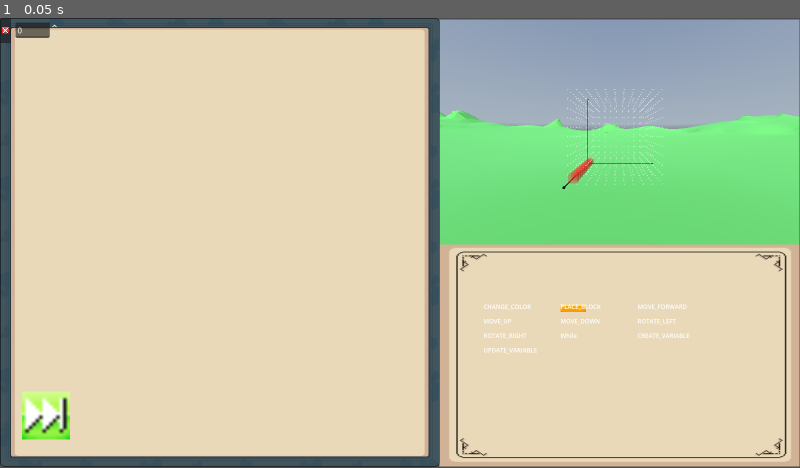
Above: before the commit, frame 1.
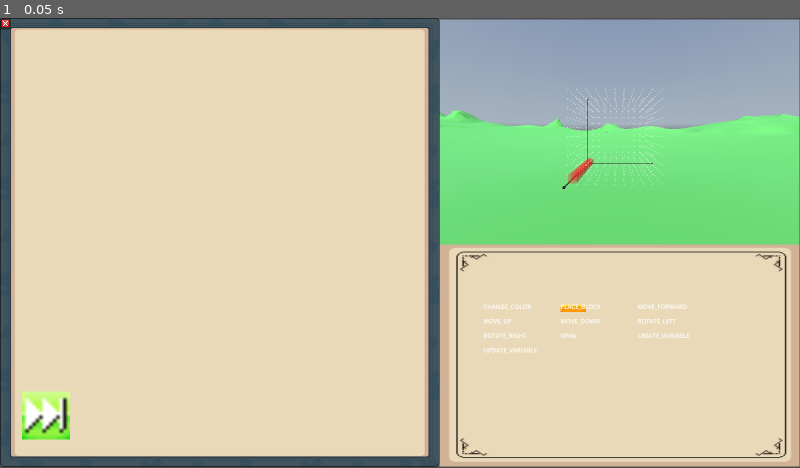
Above: after the commit, the same moment.

Repository: Crhonopost/Projet-jeu-serieux
Game: Godot game, scene res://scenes/level/current_level.tscn
The game is run twice, just before and just after one commit, with the same random seed, the same clock (stepped at 60 frames per second) and the same inputs. This scene is started directly instead of the project's main scene. A sky picture missing from this copy of the repository is replaced by a grey-blue gradient.
Inputs:
- Up to frame 1 (0.05 s): no input

The runs differ from the first frame. In frame 1, 0.2% of the frame differs, in the area x 0-8%, y 0-6%.

Commit message:
expression parsing

Diff:
--- a/ebucilper/resources/scripting/definitions/logic/executions/create_logic_resource.gd
+++ b/ebucilper/resources/scripting/definitions/logic/executions/create_logic_resource.gd
@@ -1,7 +1,10 @@
 class_name CreateLogicResource extends ExecutionLogicResource
 
-@export var name := VariableExpressionResource.new()
-@export var value: int
+@export var name : String
+@export var value: String
+
+#@export var name := VariableExpressionResource.new()
+#@export var value: int
 
 
 func getName() -> String:
--- a/ebucilper/resources/scripting/definitions/logic/executions/update_logic_resource.gd
+++ b/ebucilper/resources/scripting/definitions/logic/executions/update_logic_resource.gd
@@ -1,7 +1,10 @@
 class_name UpdateLogicResource extends ExecutionLogicResource
 
-@export var name := VariableExpressionResource.new()
-@export var expression: ExpressionResource = VariableExpressionResource.new()
+@export var name : String
+@export var expression: String
+
+#@export var name := VariableExpressionResource.new()
+#@export var expression: ExpressionResource = VariableExpressionResource.new()
 
 func getName() -> String:
 	return "UPDATE_VARIABLE"
--- a/ebucilper/resources/scripting/definitions/logic/flows/flow_logic_resource.gd
+++ b/ebucilper/resources/scripting/definitions/logic/flows/flow_logic_resource.gd
@@ -1,3 +1,4 @@
 @abstract class_name FlowLogicResource extends ListLogicResource
 
-@export var condition: ExpressionResource
+@export var condition: String
+#@export var condition: ExpressionResource
--- a/ebucilper/resources/scripting/definitions/logic/operation/operation_resource.gd
+++ b/ebucilper/resources/scripting/definitions/logic/operation/operation_resource.gd
@@ -1,10 +1,12 @@
 class_name OperationResource extends ExpressionResource
 
+
+enum OperatorEnum {ADD, SUB, MULT, DIV, MOD, SUPE, INFE, EQUA, NONE}
 
 @export var variableName: String
 
 @export var variableA: ExpressionResource
-@export var operator: LowLevelExpression.OperatorEnum
+@export var operator: OperatorEnum
 @export var variableB: ExpressionResource
 
 func _to_string() -> String:
@@ -35,7 +37,7 @@
 	if(variableName == ""):
 		var creationInstruction := CreateVarInstruction.new()
 		creationInstruction.expression.A = 0
-		creationInstruction.expression.operator = LowLevelExpression.OperatorEnum.NONE
+		creationInstruction.expression.operator = OperatorEnum.NONE
 		creationInstruction.target = parentVarName
 
 		res.append(creationInstruction)
--- a/ebucilper/resources/scripting/definitions/logic/operation/variable_expression_resource.gd
+++ b/ebucilper/resources/scripting/definitions/logic/operation/variable_expression_resource.gd
@@ -11,7 +11,7 @@
 	var resInstru = UpdateVarInstruction.new()
 	resInstru.target = parentVarName
 	resInstru.expression.A = value
-	resInstru.expression.operator = LowLevelExpression.OperatorEnum.NONE
+	resInstru.expression.operator = OperationResource.OperatorEnum.NONE
 	return [resInstru]
 
 
--- a/ebucilper/scenes/UI/coding_space.tscn
+++ b/ebucilper/scenes/UI/coding_space.tscn
@@ -62,16 +62,7 @@
 metadata/_custom_type_script = "uid://qjop52belxgl"
 
 [sub_resource type="GDScript" id="GDScript_usmbw"]
-script/source = "class_name ConditionResource extends Resource
-
-
-@export var variableA: ExpressionResource
-@export var comparator: LowLevelExpression.OperatorEnum
-@export var variableB: ExpressionResource
-
-func getComparatorText() -> String:
-	return LowLevelExpression.operatorToStr(comparator)
-"
+script/source = ""
 
 [sub_resource type="Resource" id="Resource_3t8km"]
 script = SubResource("GDScript_usmbw")
--- a/ebucilper/scenes/UI/commands/condition.tscn
+++ b/ebucilper/scenes/UI/commands/condition.tscn
@@ -12,16 +12,7 @@
 "
 
 [sub_resource type="GDScript" id="GDScript_usmbw"]
-script/source = "extends Resource
-
-
-@export var variableA: ExpressionResource
-@export var comparator: LowLevelExpression.OperatorEnum
-@export var variableB: ExpressionResource
-
-func getComparatorText() -> String:
-	return LowLevelExpression.operatorToStr(comparator)
-"
+script/source = ""
 
 [sub_resource type="Resource" id="Resource_wfvhq"]
 script = SubResource("GDScript_usmbw")
--- a/ebucilper/scenes/UI/commands/executions/variable_creation.gd
+++ b/ebucilper/scenes/UI/commands/executions/variable_creation.gd
@@ -3,12 +3,12 @@
 var creation := CreateLogicResource.new()
 
 func _ready() -> void:
-	$Name.text = str(creation.name.value)
+	$Name.text = str(creation.name)
 	$InitialValue.text = str(creation.value)
 
 func _on_initial_value_text_changed(new_text: String) -> void:
-	creation.value = int(new_text)
+	creation.value = new_text
 
 
 func _on_name_text_changed(new_text: String) -> void:
-	creation.name.setValue(new_text)
+	creation.name = new_text
--- a/ebucilper/scenes/UI/commands/executions/variable_update.gd
+++ b/ebucilper/scenes/UI/commands/executions/variable_update.gd
@@ -3,13 +3,13 @@
 var update := UpdateLogicResource.new()
 
 func _enter_tree() -> void:
-	$VarDropTarget.variable = update.name
-	$VarDrop.variable = update.expression
+	$VarTarget.text = update.name
+	$VarExpression.text = update.expression
 
 
-func _on_var_drop_target_state_changed(variable: ExpressionResource) -> void:
-	update.name = variable
+func _on_var_target_text_changed(new_text: String) -> void:
+	update.name = new_text
 
 
-func _on_var_drop_state_changed(variable: ExpressionResource) -> void:
-	update.expression = variable
+func _on_var_expression_text_changed(new_text: String) -> void:
+	update.expression = new_text
--- a/ebucilper/scenes/UI/commands/executions/variable_update.tscn
+++ b/ebucilper/scenes/UI/commands/executions/variable_update.tscn
@@ -1,23 +1,21 @@
-[gd_scene load_steps=3 format=3 uid="uid://b51qinbvc777l"]
+[gd_scene load_steps=2 format=3 uid="uid://b51qinbvc777l"]
 
 [ext_resource type="Script" uid="uid://b23jqn7iyxkki" path="res://scenes/UI/commands/executions/variable_update.gd" id="1_3a48y"]
-[ext_resource type="PackedScene" uid="uid://de8ex6hebdcaj" path="res://scenes/UI/commands/var_drop_slot.tscn" id="1_pbx5m"]
 
 [node name="VariableUpdate" type="HBoxContainer"]
 offset_right = 40.0
 offset_bottom = 40.0
 script = ExtResource("1_3a48y")
 
-[node name="VarDropTarget" parent="." instance=ExtResource("1_pbx5m")]
+[node name="VarTarget" type="LineEdit" parent="."]
 layout_mode = 2
-replaceOnDrop = true
 
 [node name="Label" type="Label" parent="."]
 layout_mode = 2
 text = " = "
 
-[node name="VarDrop" parent="." instance=ExtResource("1_pbx5m")]
+[node name="VarExpression" type="LineEdit" parent="."]
 layout_mode = 2
 
-[connection signal="stateChanged" from="VarDropTarget" to="." method="_on_var_drop_target_state_changed"]
-[connection signal="stateChanged" from="VarDrop" to="." method="_on_var_drop_state_changed"]
+[connection signal="text_changed" from="VarTarget" to="." method="_on_var_target_text_changed"]
+[connection signal="text_changed" from="VarExpression" to="." method="_on_var_expression_text_changed"]
--- a/ebucilper/scenes/UI/commands/instruction_flow.gd
+++ b/ebucilper/scenes/UI/commands/instruction_flow.gd
@@ -5,7 +5,7 @@
 @onready var typeLabel: Label = $HBoxContainer/Type
 @onready var header: HBoxContainer = $HBoxContainer
 @onready var instructionList: VBoxContainer = $MarginContainer/SubInstructions
-@onready var conditionField = $HBoxContainer/ConditionInput
+@onready var conditionField = $HBoxContainer/Condition
 
 signal exitCode
 
@@ -13,8 +13,8 @@
 	typeLabel.text = instructionResource.getName()
 
 	if(instructionResource is FlowLogicResource):
-		conditionField.variable = instructionResource.condition
-		conditionField.connect("stateChanged", updateCondition)
+		conditionField.text = instructionResource.condition
+		conditionField.visible = true
 
 	instantiateList()
 
@@ -31,10 +31,6 @@
 func _on_delete_pressed() -> void:
 	emit_signal("exitCode")
 
-func updateCondition(condition: ExpressionResource):
-	instructionResource.condition = condition
-
-
 func childLeave(logicRes: LogicResource):
 	for child in instructionList.get_children():
 		if child.instructionResource == logicRes:
@@ -47,3 +43,7 @@
 
 func _can_drop_data(at_position: Vector2, data: Variant) -> bool:
 	return data is LogicResource
+
+
+func _on_condition_text_changed(new_text: String) -> void:
+	instructionResource.condition = new_text
--- a/ebucilper/scenes/UI/commands/instruction_flow.tscn
+++ b/ebucilper/scenes/UI/commands/instruction_flow.tscn
@@ -1,7 +1,6 @@
-[gd_scene load_steps=4 format=3 uid="uid://ccvogvottrj2u"]
+[gd_scene load_steps=3 format=3 uid="uid://ccvogvottrj2u"]
 
 [ext_resource type="Script" uid="uid://wy2gsxwbexgl" path="res://scenes/UI/commands/instruction_flow.gd" id="1_drnas"]
-[ext_resource type="PackedScene" uid="uid://de8ex6hebdcaj" path="res://scenes/UI/commands/var_drop_slot.tscn" id="2_lpbb1"]
 [ext_resource type="Texture2D" uid="uid://beh1tqeb2op44" path="res://Assets/Images/UI/delete_icon.png" id="2_tinb2"]
 
 [node name="InstructionList" type="VBoxContainer"]
@@ -22,7 +21,8 @@
 layout_mode = 2
 text = "Type"
 
-[node name="ConditionInput" parent="HBoxContainer" instance=ExtResource("2_lpbb1")]
+[node name="Condition" type="LineEdit" parent="HBoxContainer"]
+visible = false
 layout_mode = 2
 
 [node name="MarginContainer" type="MarginContainer" parent="."]
@@ -34,3 +34,4 @@
 layout_mode = 2
 
 [connection signal="pressed" from="HBoxContainer/Delete" to="." method="_on_delete_pressed"]
+[connection signal="text_changed" from="HBoxContainer/Condition" to="." method="_on_condition_text_changed"]
--- a/ebucilper/scenes/UI/commands/var_drop_slot.gd
+++ b/ebucilper/scenes/UI/commands/var_drop_slot.gd
@@ -1,103 +1,44 @@
 extends Control
 
-var variable : ExpressionResource = VariableExpressionResource.new()
-@export var replaceOnDrop := false
+var variable : String
 
-signal stateChanged(variable: ExpressionResource)
+signal stateChanged(variable: String)
 
 var nameLabel: Label
 
 func _ready() -> void:
-	if(variable is VariableExpressionResource):
-		setVariableMode(variable)
-	else:
-		setOperationMode(variable)
+	var label = Label.new()
+	label.text = str(variable)
+	nameLabel = label
+	$HBoxContainer.add_child(label)
+
+	emit_signal("stateChanged", variable)
+	#if !variable.is_connected("valueChanged", onVariableChange):
+		#variable.connect("valueChanged", onVariableChange)
 
 func onVariableChange(newVal):
 	nameLabel.text = str(newVal)
 
 func _can_drop_data(at_position: Vector2, data: Variant) -> bool:
-	return data is ExpressionResource
+	return data is String
 
 func _drop_data(at_position: Vector2, data: Variant) -> void:
-	if((data is VariableExpressionResource && (variable == null || variable.value is int)) || replaceOnDrop):
-		setVariableMode(data)
-	elif(data is VariableExpressionResource):
-		var newExpr = OperationResource.new()
-		newExpr.variableA = variable
-		newExpr.variableB = data
-		setOperationMode(newExpr)
-	elif(data is OperationResource):
-		setOperationMode(data)
+	nameLabel.text = data
+	variable = data
+
+func set_variable(v: String):
+	variable = v
+	nameLabel.text = variable
 
 func _get_drag_data(at_position: Vector2) -> Variant:
 	if(variable != null):
-		variable.disconnect("valueChanged", onVariableChange)
+		#variable.disconnect("valueChanged", onVariableChange)
 		var title := Label.new()
 		title.text = str(variable)
 		set_drag_preview(title)
 
 		var res = variable
-		setVariableMode(VariableExpressionResource.new())
+		set_variable("")
 		return res
 	else:
 		return null
-
-
-func clearChildren():
-	for c in $HBoxContainer.get_children():
-		c.queue_free()
-
-func setVariableMode(varExpr : VariableExpressionResource):
-	clearChildren()
-	variable = varExpr
-
-	if(variable.value is String):
-		var label = Label.new()
-		label.text = str(variable.value)
-		nameLabel = label
-		$HBoxContainer.add_child(label)
-	else:
-		var input := SpinBox.new()
-		input.min_value = -9999
-		input.max_value = 9999
-		input.value = variable.value
-		input.get_line_edit().set_drag_forwarding(_get_drag_data, _can_drop_data, _drop_data)
-		input.connect("value_changed", _on_input_value_changed)
-		$HBoxContainer.add_child(input)
-
-	emit_signal("stateChanged", variable)
-	if !variable.is_connected("valueChanged", onVariableChange):
-		variable.connect("valueChanged", onVariableChange)
-
-func setOperationMode(opExpr: OperationResource):
-	clearChildren()
-	variable = opExpr
-
-	var hbox = HBoxContainer.new()
-	add_child(hbox)
-
-	var left_input = preload("res://scenes/UI/commands/var_drop_slot.tscn").instantiate()
-	var right_input = preload("res://scenes/UI/commands/var_drop_slot.tscn").instantiate()
-
-	var op_label = Label.new()
-	op_label.text = LowLevelExpression.operatorToStr(opExpr.operator)
-
-	hbox.add_child(left_input)
-	hbox.add_child(op_label)
-	hbox.add_child(right_input)
-
-	left_input.connect("stateChanged", func(e): opExpr.variableA = e)
-	right_input.connect("stateChanged", func(e): opExpr.variableB = e)
-
-	if opExpr.variableA:
-		left_input._drop_data(Vector2.ZERO, opExpr.variableA)
-	if opExpr.variableB:
-		right_input._drop_data(Vector2.ZERO, opExpr.variableB)
-
-	emit_signal("stateChanged", variable)
-
-
-func _on_input_value_changed(value: float) -> void:
-	variable.value = value
-	emit_signal("stateChanged", variable)
--- a/ebucilper/scenes/grid/builder.gd
+++ b/ebucilper/scenes/grid/builder.gd
@@ -121,27 +121,15 @@
 		return variable
 
 func jumpIf(idx: int, expression: LowLevelExpression, negation: bool):
-	var varA = extractVar(expression.A)
-	var varB = extractVar(expression.B)
-
-	var comparison: bool = expression.execute(varA, expression.operator, varB)
+	var comparison: bool = expression.execute(runtimeVariables)
 
 	if( (negation && !comparison) ||
 		(!negation && comparison)):
 		instructionIdx = idx
 
-func executeCalcul(expression: LowLevelExpression) -> int:
-	var varA = extractVar(expression.A)
-
-	if expression.operator == LowLevelExpression.OperatorEnum.NONE:
-		return varA
-
-	var varB = extractVar(expression.B)
-	return expression.execute(varA, expression.operator, varB)
-
 func createVariable(name: String, initialValue: LowLevelExpression):
-	runtimeVariables[name] = executeCalcul(initialValue)
+	runtimeVariables[name] = initialValue.execute(runtimeVariables)
 
 func updateVariable(name: String, expression: LowLevelExpression):
 	if(!runtimeVariables.has(name)): return false
-	runtimeVariables[name] = executeCalcul(expression)
+	runtimeVariables[name] = expression.execute(runtimeVariables)
--- a/ebucilper/scripts/compiler.gd
+++ b/ebucilper/scripts/compiler.gd
@@ -6,8 +6,10 @@
 	var res : Array[Instruction]
 
 	if(entryPoint is UpdateLogicResource):
-		entryPoint.expression.variableName = entryPoint.name.value
-		res.append_array(entryPoint.expression.getInstructions())
+		var update = UpdateVarInstruction.new()
+		update.target = entryPoint.name
+		update.expression.parse(entryPoint.expression)
+		res.append(update)
 	elif(entryPoint is ExecutionLogicResource):
 		var instru: Instruction
 		if(entryPoint is NoArgsLogicResource):
@@ -16,9 +18,10 @@
 
 		elif entryPoint is CreateLogicResource:
 			instru = CreateVarInstruction.new()
-			instru.expression.A = entryPoint.value
-			instru.expression.operator = LowLevelExpression.OperatorEnum.NONE
-			instru.target = entryPoint.name.value
+			instru.expression.parse(entryPoint.value)
+			#instru.expression.A = entryPoint.value
+			#instru.expression.operator = LowLevelExpression.OperatorEnum.NONE
+			instru.target = entryPoint.name
 
 		elif entryPoint is ChangeColorLogicResource:
 			instru = ChangeColorInstruction.new()
@@ -45,17 +48,18 @@
 	var instructionList : Array[Instruction]
 
 	################ jump condition #####################
-	var conditions = whileLogic.condition.getInstructions("_condition")
-
-	var createVar := CreateVarInstruction.new()
-	createVar.target = "_condition"
-
-	instructionList.append(createVar)
-	instructionList.append_array(conditions)
-
+	#var conditions = whileLogic.condition.getInstructions("_condition")
+	#
+	#var createVar := CreateVarInstruction.new()
+	#createVar.target = "_condition"
+	#
+	#instructionList.append(createVar)
+	#instructionList.append_array(conditions)
+	#
 	var endLoopCondition := JumpToIfInstruction.new()
 	endLoopCondition.evaluateNot = true
-	endLoopCondition.condition.A = "_condition"
+	#endLoopCondition.condition.A = "_condition"
+	endLoopCondition.condition.parse(whileLogic.condition)
 	instructionList.append(endLoopCondition)
 	#####################################
 
--- a/ebucilper/scripts/instruction_visual_builder.gd
+++ b/ebucilper/scripts/instruction_visual_builder.gd
@@ -9,8 +9,8 @@
 	var instance = Control.new()
 	if(instruction is ExecutionLogicResource):
 		instance = exeInstructionScene.instantiate()
-		if(instruction is CreateLogicResource):
-			emit_signal("variableCreationInstantiated", instruction.name)
+		#if(instruction is CreateLogicResource):
+			#emit_signal("variableCreationInstantiated", instruction.name)
 	elif(instruction is ListLogicResource):
 		instance = flowInstructionScene.instantiate()
 	else:
--- a/ebucilper/scripts/instructions/expressions/low_level_expression.gd
+++ b/ebucilper/scripts/instructions/expressions/low_level_expression.gd
@@ -1,51 +1,35 @@
-class_name LowLevelExpression extends Node
+class_name LowLevelExpression
 
-enum OperatorEnum {ADD, SUB, MULT, DIV, MOD, SUPE, INFE, EQUA, NONE}
+var variables : PackedStringArray
+var expression := Expression.new()
 
-static func operatorToStr(op: OperatorEnum) -> String:
-	match op:
-		OperatorEnum.ADD:
-			return "+"
-		OperatorEnum.MULT:
-			return "*"
-		OperatorEnum.SUB:
-			return "-"
-		OperatorEnum.DIV:
-			return "/"
-		OperatorEnum.MOD:
-			return "%"
-		OperatorEnum.INFE:
-			return "<"
-		OperatorEnum.SUPE:
-			return ">"
-		OperatorEnum.EQUA:
-			return "=="
-		OperatorEnum.NONE:
-			return ""
+func parse(expr: String) -> void:
+	variables = extract_variables(expr)
+	expression.parse(expr, variables)
 
-	return "????"
+func execute(runtimesVars: Dictionary) -> Variant:
+	var inputs := []
+	for v in variables:
+		inputs.append(runtimesVars[v])
+	return expression.execute(inputs)
 
-static func execute(operandA: int, op: OperatorEnum, operandB: int) -> int:
-	match op:
-		OperatorEnum.ADD:
-			return operandA + operandB
-		OperatorEnum.MULT:
-			return operandA * operandB
-		OperatorEnum.SUB:
-			return operandA - operandB
-		OperatorEnum.DIV:
-			return operandA / operandB
-		OperatorEnum.MOD:
-			return operandA % operandB
-		OperatorEnum.INFE:
-			return operandA < operandB
-		OperatorEnum.SUPE:
-			return operandA > operandB
-		OperatorEnum.EQUA:
-			return operandA == operandB
+const reserved_words: PackedStringArray = [
 
-	return 0
+]
 
-var A : Variant
-var operator: OperatorEnum
-var B : Variant
+func extract_variables(expr: String) -> PackedStringArray:
+	var regex = RegEx.new()
+	# Capture tout mot commençant par lettre ou underscore, suivi de lettres/chiffres/underscore
+	regex.compile(r"\b([A-Za-z_][A-Za-z0-9_]*)\b")
+	var matches = regex.search_all(expr)
+	var vars = []
+	for m in matches:
+		var name = m.get_string(1)
+		# filtrer s’il s’agit d’un mot réservé ou d’un nombre, ou d’une fonction connue
+		if reserved_words.has(name):
+			continue
+		# optionnel : filtrer s’il s’agit d’un nombre (mais ici on ne le captera pas)
+		# ajouter s’il n’est pas déjà dans la liste
+		if not vars.has(name):
+			vars.append(name)
+	return vars
Not shown, removed: ebucilper/scenes/UI/coding_space.tscn13597009639.tmp
Not shown, removed: ebucilper/scenes/UI/coding_space.tscn69065192361.tmp
Not shown, removed: ebucilper/scenes/UI/coding_space.tscn69084258850.tmp
Not shown, added: ebucilper/scenes/UI/commands/executions/variable_creation.tscn2656738860.tmp
Not shown, added: ebucilper/scenes/UI/commands/var_drop_slot.tscn2557303505.tmp
